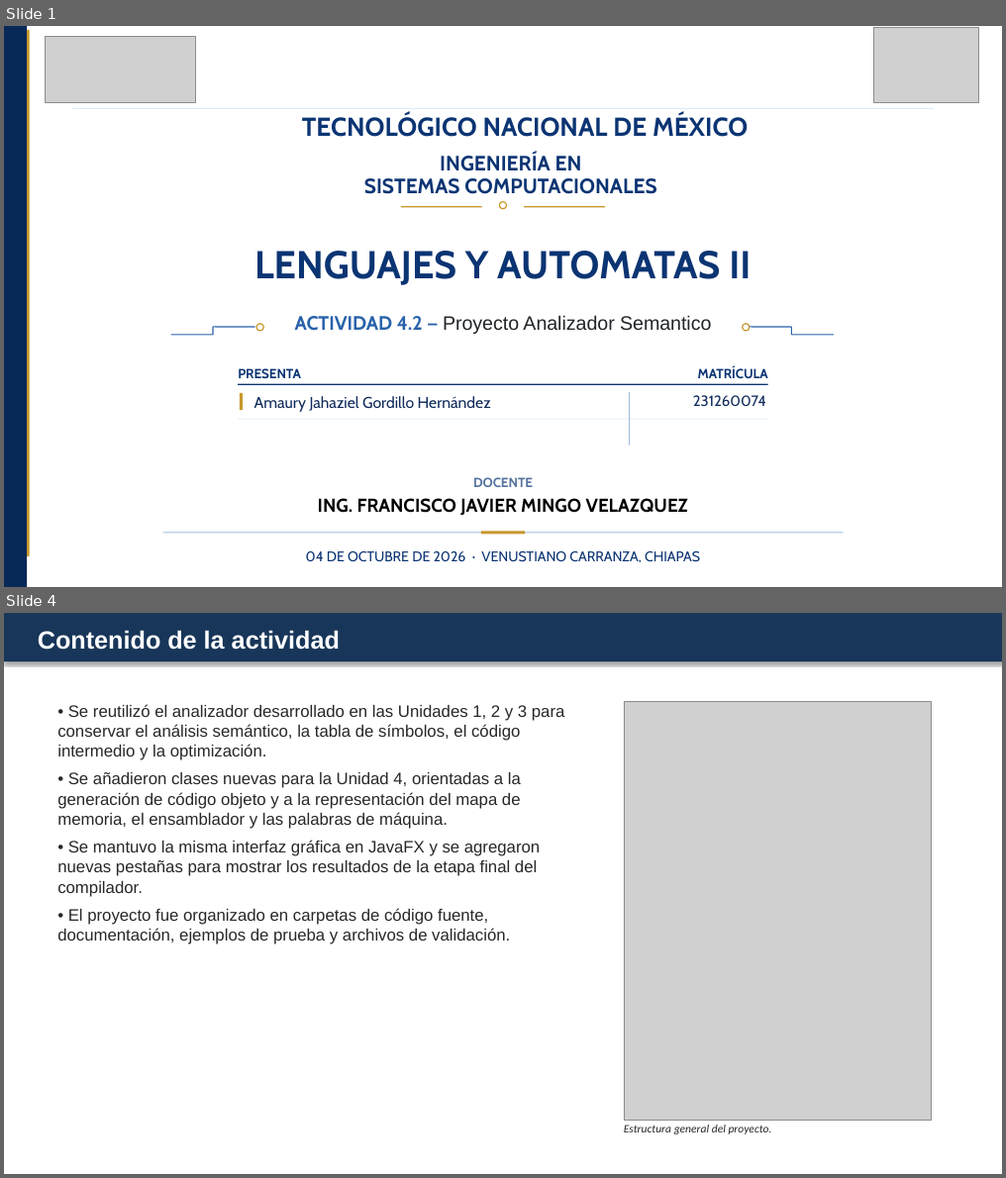
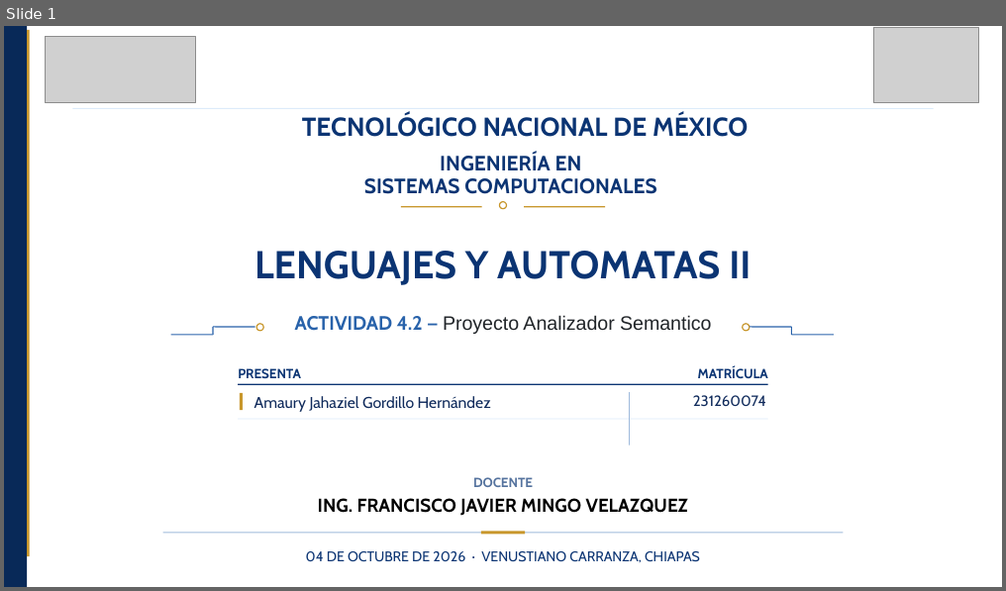
Before and after one commit to amaurycolochos-cpu/LENGUAJES-Y-AUTOMATAS-II, a slide deck: LYA-ll-Tema-4/Actividad 4.2 Proyecto Analizador Semantico_AmauryGordillo_LYA-II_7ISCM.pptx. Shown one above the other, each under a label of ours: slides 1 and 4 before the commit, slide 1 after it; the slides between them are not shown. The pictures are 1006x1178 and 1006x591 pixels, drawn with LibreOffice and Linux fonts; fonts in the diff are those of the drawing; grey boxes stand for pictures; background and template pictures are left out. Boxes give left, top, right and bottom in pixels: in the first picture for what was removed or moved away, otherwise in the second. Text is boxed around its words. In the diff, an @@ line names an element or a change of style, - is before the commit and + after.

Commit message:
actualizo la actividad 4.2 del tema 4

```diff
--- a/LYA-ll-Tema-4/Actividad 4.2 Proyecto Analizador Semantico_AmauryGordillo_LYA-II_7ISCM.pptx
+++ b/LYA-ll-Tema-4/Actividad 4.2 Proyecto Analizador Semantico_AmauryGordillo_LYA-II_7ISCM.pptx
@@ slide 4 removed at [4,613,1002,1174], background #FFFFFF @@
@@ rectangle removed at [4,613,1002,662] @@
@@ text removed at [38,630,340,650] @@
-Contenido de la actividad
@@ picture removed at [624,701,932,1121] @@
@@ text removed at [57,704,565,945] @@
-• Se reutilizó el analizador desarrollado en las Unidades 1, 2 y 3 para conservar el análisis semántico, la tabla de símbolos, el código intermedio y la optimización.
-• Se añadieron clases nuevas para la Unidad 4, orientadas a la generación de código objeto y a la representación del mapa de memoria, el ensamblador y las palabras de máquina.
-• Se mantuvo la misma interfaz gráfica en JavaFX y se agregaron nuevas pestañas para mostrar los resultados de la etapa final del compilador.
-• El proyecto fue organizado en carpetas de código fuente, documentación, ejemplos de prueba y archivos de validación.
@@ text removed at [624,1125,772,1135] @@
-Estructura general del proyecto.
```
Also in this commit, not shown: 2 slides changed, 12 slides added, 9 other slides removed.
